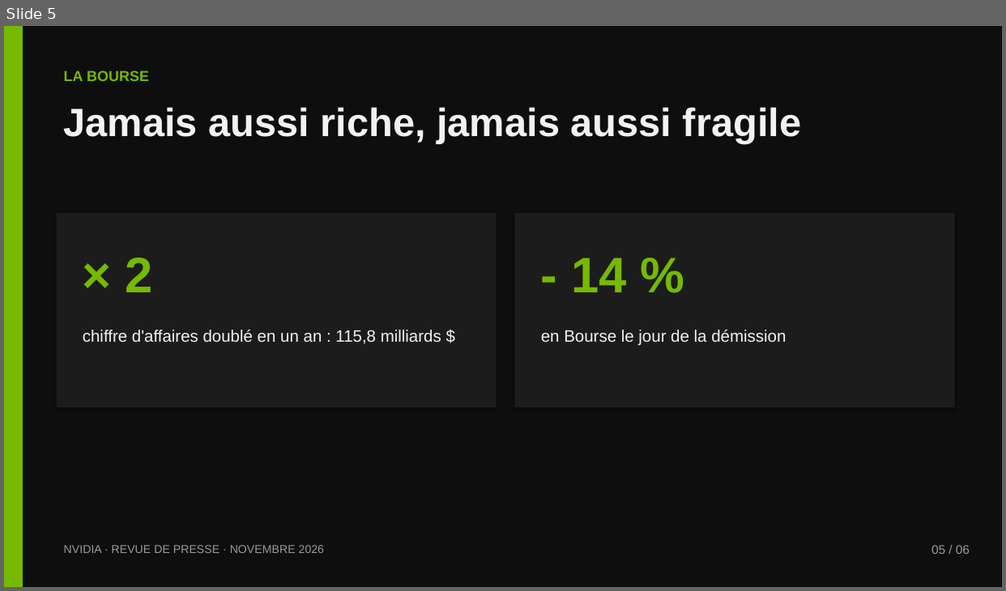
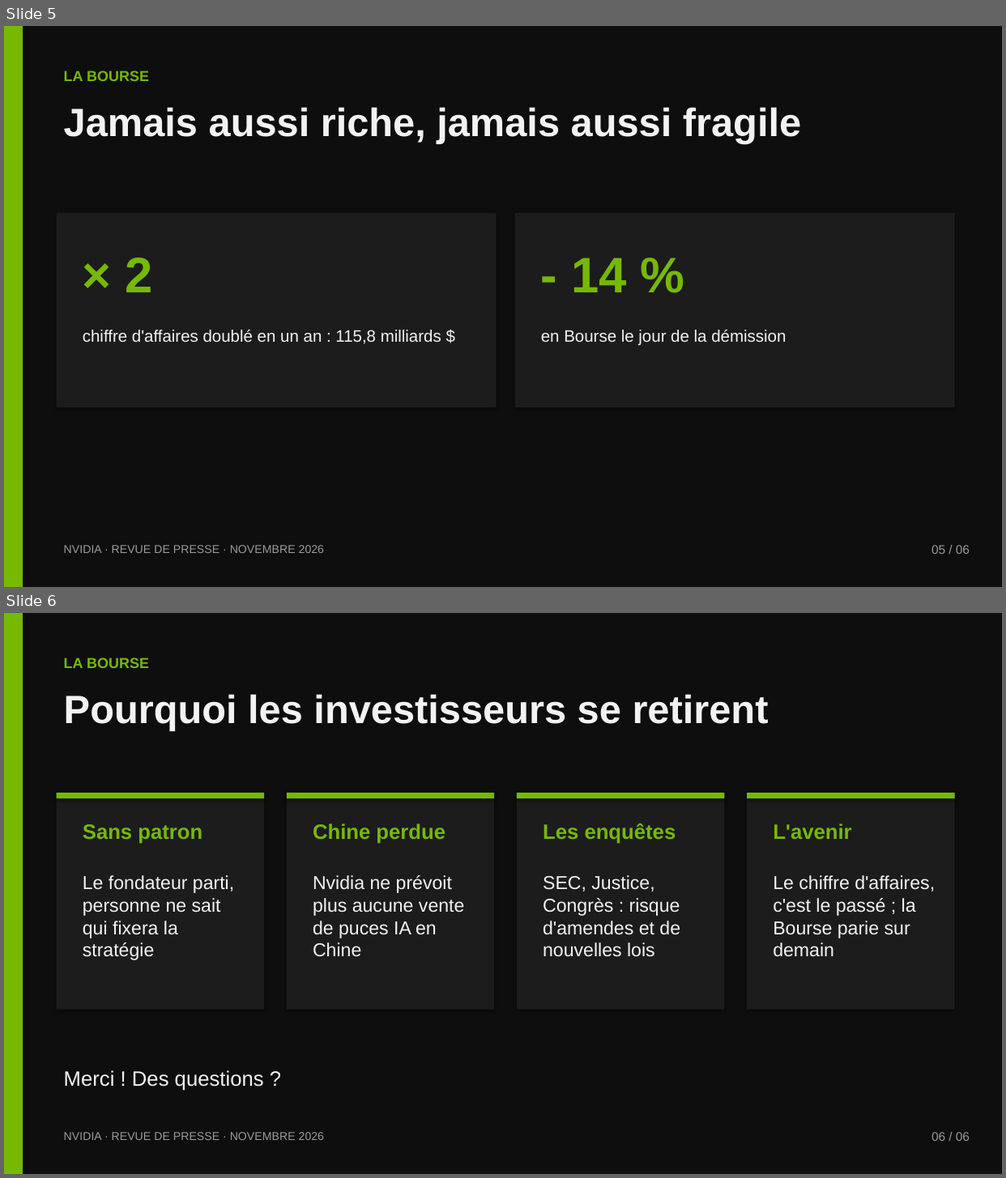
Before and after one commit to dehamnaadam-hue/Encole, a slide deck: nvidia/Nvidia-revue-de-presse.pptx. Shown one above the other, each under a label of ours: slide 5 before the commit, slides 5 and 6 after it. The pictures are 1006x591 and 1006x1178 pixels, drawn with LibreOffice and Linux fonts; fonts in the diff are those of the drawing. Boxes give left, top, right and bottom in pixels: in the first picture for what was removed or moved away, otherwise in the second. Text is boxed around its words. In the diff, an @@ line names an element or a change of style, - is before the commit and + after.

```diff
--- a/nvidia/Nvidia-revue-de-presse.pptx
+++ b/nvidia/Nvidia-revue-de-presse.pptx
@@ slide 6 added at (4,613,1002,1174), background #0E0E0E @@
@@ rectangle added at (4,613,23,1174), fill #76B900 @@
@@ text added at (64,658,149,668), 14 pt, text #76B900, bold @@
+LA BOURSE
@@ text added at (64,694,769,730), 38 pt, text #F2F2F2, bold @@
+Pourquoi les investisseurs se retirent
@@ rectangle added at (57,793,264,1010), fill #1C1C1C @@
@@ rectangle added at (57,793,264,798), fill #76B900 @@
@@ rectangle added at (286,793,493,1010), fill #1C1C1C @@
@@ rectangle added at (286,793,493,798), fill #76B900 @@
@@ rectangle added at (517,793,724,1010), fill #1C1C1C @@
@@ rectangle added at (517,793,724,798), fill #76B900 @@
@@ rectangle added at (748,793,955,1010), fill #1C1C1C @@
@@ rectangle added at (748,793,955,798), fill #76B900 @@
@@ text added at (83,824,202,844), 20 pt, text #76B900, bold @@
+Sans patron
@@ text added at (313,824,445,844), 20 pt, text #76B900, bold @@
+Chine perdue
@@ text added at (543,824,676,844), 20 pt, text #76B900, bold @@
+Les enquêtes
@@ text added at (773,824,851,839), 20 pt, text #76B900, bold @@
+L'avenir
@@ text added at (83,875,234,960), 18 pt, text #F2F2F2 @@
+Le fondateur parti, personne ne sait qui fixera la stratégie
@@ text added at (313,875,464,956), 18 pt, text #F2F2F2 @@
+Nvidia ne prévoit plus aucune vente de puces IA en Chine
@@ text added at (543,875,680,957), 18 pt, text #F2F2F2 @@
+SEC, Justice, Congrès : risque d'amendes et de nouvelles lois
@@ text added at (773,875,935,957), 18 pt, text #F2F2F2 @@
+Le chiffre d'affaires, c'est le passé ; la Bourse parie sur demain
@@ text added at (64,1071,264,1091), 20 pt, text #F2F2F2 @@
+Merci ! Des questions ?
@@ text added at (64,1132,324,1140), 11 pt, text #9A9A9A @@
+NVIDIA · REVUE DE PRESSE · NOVEMBRE 2026
@@ text added at (931,1132,970,1141), 12 pt, text #9A9A9A @@
+06 / 06
```
Also in this commit, not shown: 1 slide removed, 1 other file.
